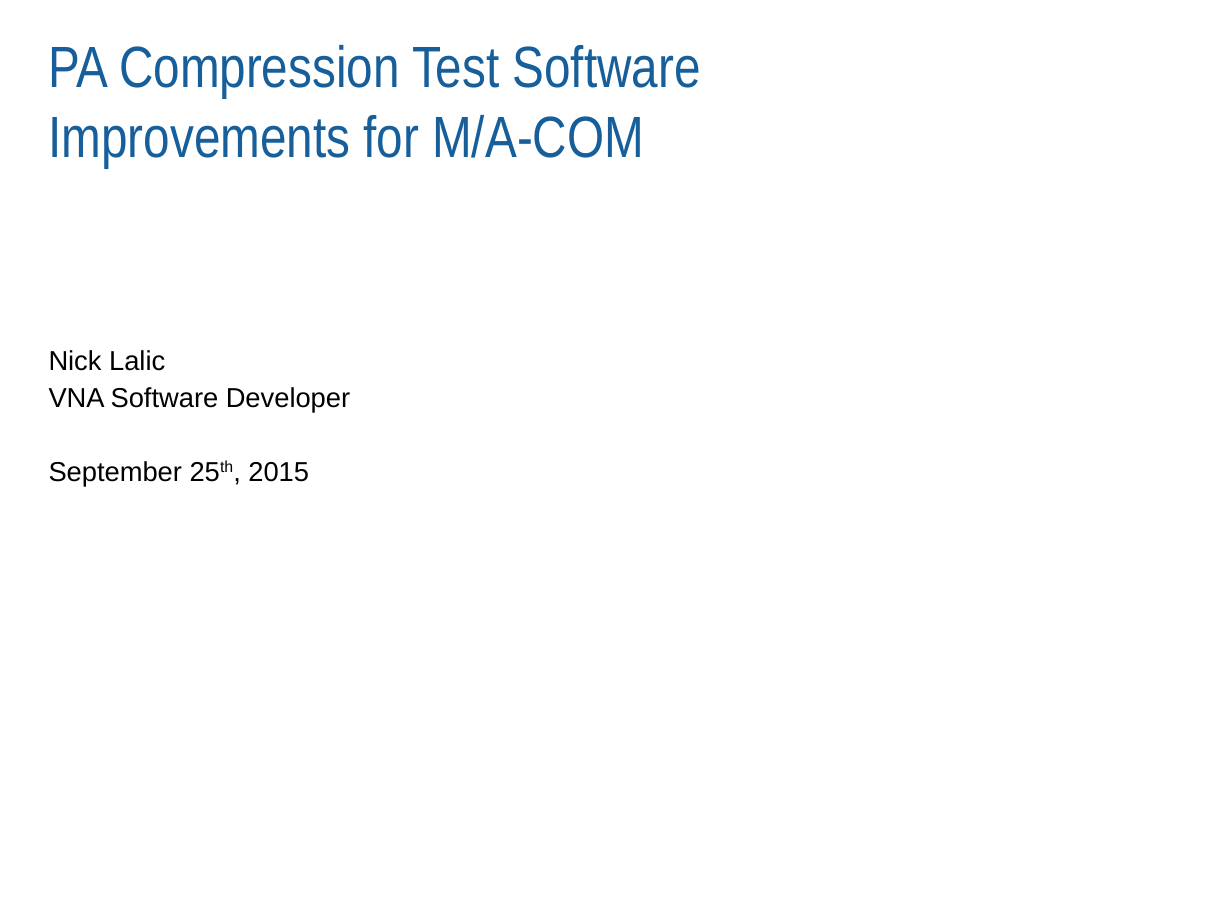
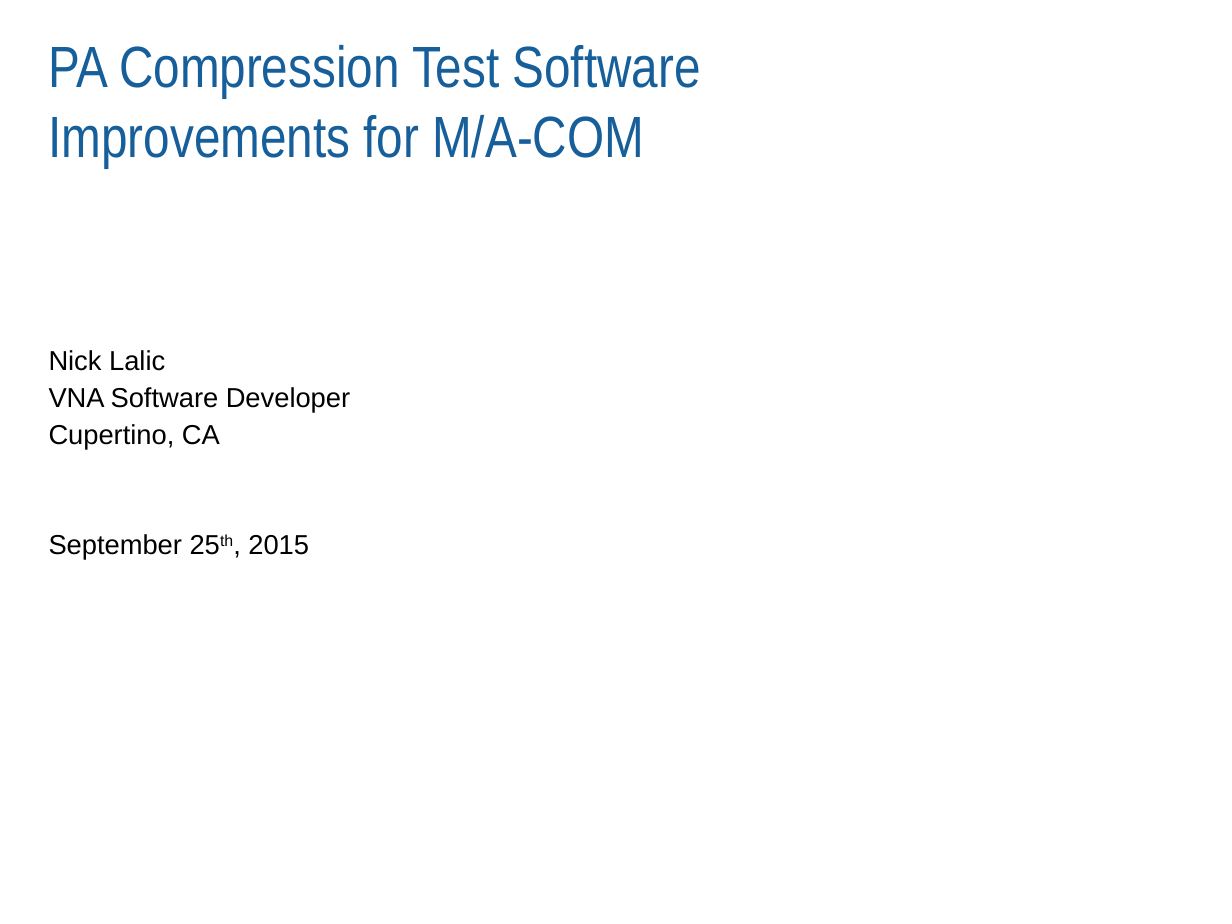
Before and after one commit to Terrabits/PACompressionTest, a slide deck: slide 1 of Screenshots/v2.0 Prototype/MA-COM PA Compression Test Software.pptx. Drawn at 1232x924 pixels with LibreOffice and Linux fonts; fonts in the diff are those of the drawing; background and template pictures are left out. Boxes give left, top, right and bottom in pixels: in the first picture for what was removed or moved away, otherwise in the second. Text is boxed around its words. In the diff, an @@ line names an element or a change of style, - is before the commit and + after.

```diff
--- a/Screenshots/v2.0 Prototype/MA-COM PA Compression Test Software.pptx
+++ b/Screenshots/v2.0 Prototype/MA-COM PA Compression Test Software.pptx
@@ subtitle at [49, 424, 220, 450]: paragraph added @@
+Cupertino, CA
```
Also in this commit, not shown: 4 other slides changed, 3 slides added, 2 other files.
